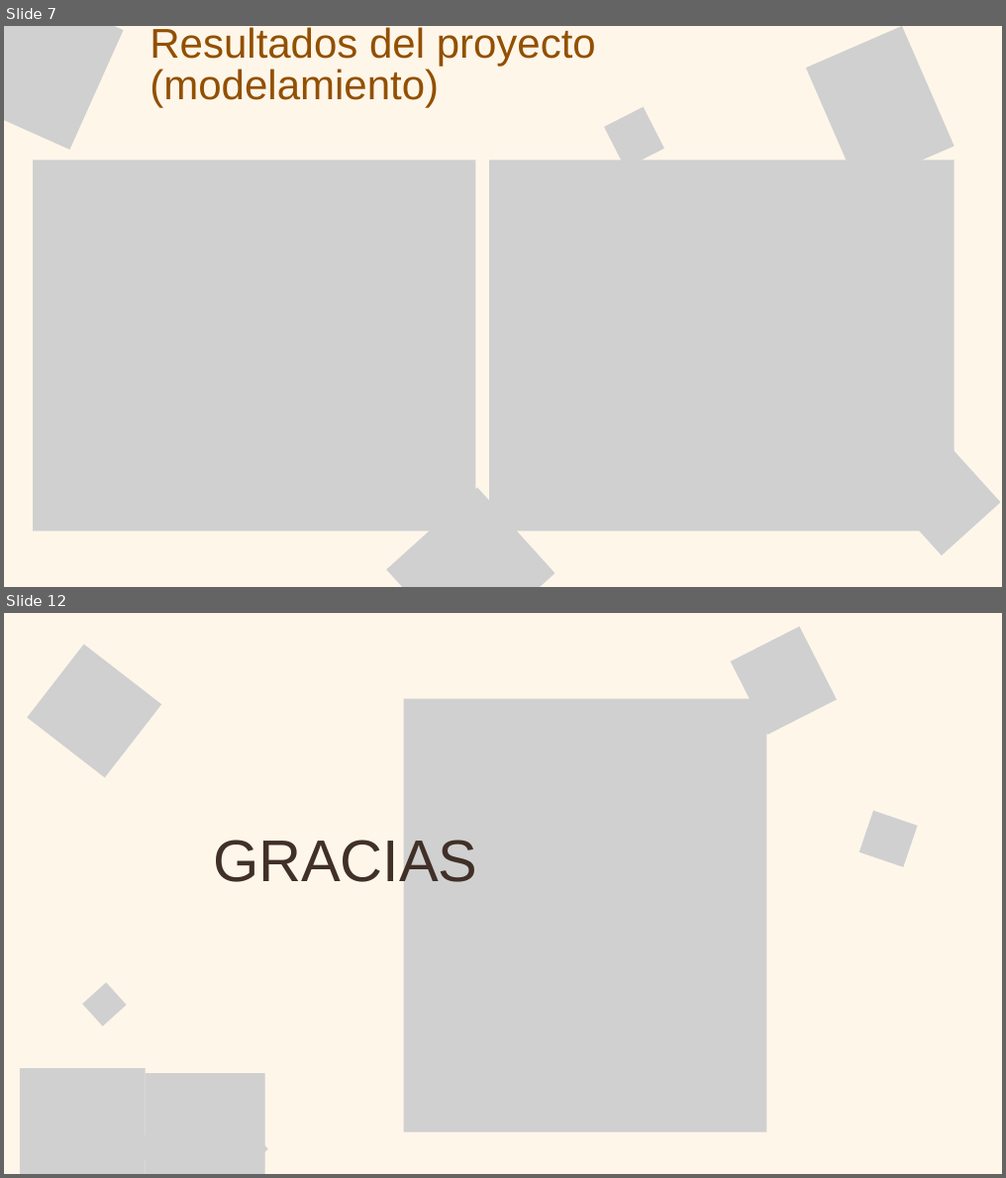
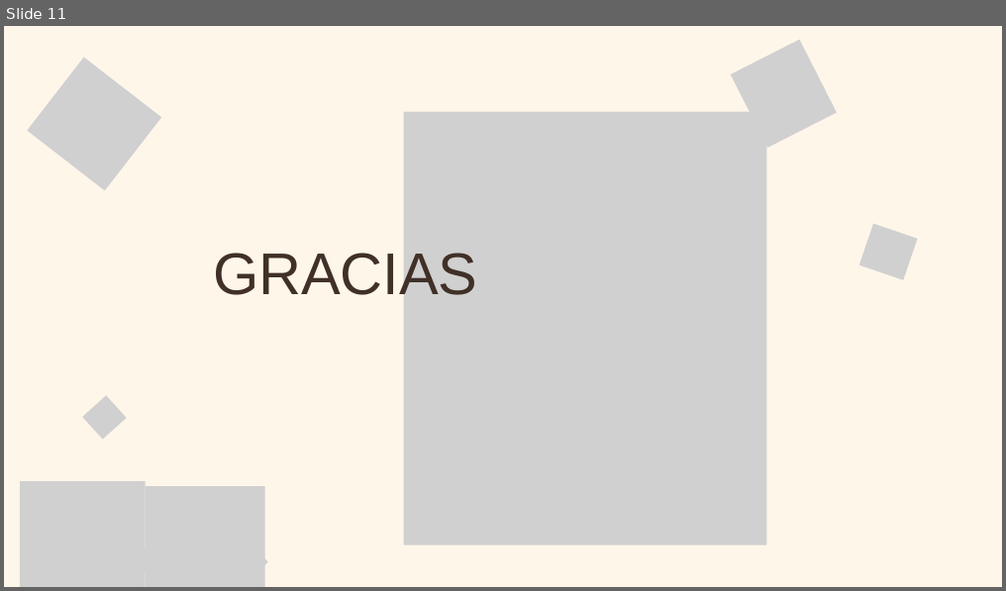
Before and after one commit to JavieraFuenzalidaI/Evaluacion3, a slide deck: PresentaciónEv3.pptx. Shown one above the other, each under a label of ours: slides 7 and 12 before the commit, slide 11 after it; the slides between them are not shown. The pictures are 1006x1178 and 1006x591 pixels, drawn with LibreOffice and Linux fonts; fonts in the diff are those of the drawing; grey boxes stand for pictures. Boxes give left, top, right and bottom in pixels: in the first picture for what was removed or moved away, otherwise in the second. Text is boxed around its words. In the diff, an @@ line names an element or a change of style, - is before the commit and + after.

```diff
--- a/PresentaciónEv3.pptx
+++ b/PresentaciónEv3.pptx
@@ slide 7 removed at bbox=[4, 26, 1002, 587], background #FFF6EA @@
@@ picture removed at bbox=[4, 26, 123, 150] @@
@@ text removed at bbox=[150, 27, 596, 107] @@
-Resultados del proyecto (modelamiento)
@@ picture removed at bbox=[806, 26, 954, 187] @@
@@ picture removed at bbox=[604, 107, 664, 169] @@
@@ picture removed at bbox=[33, 161, 475, 532] @@
@@ picture removed at bbox=[489, 161, 954, 532] @@
@@ picture removed at bbox=[40, 260, 103, 324] @@
@@ picture removed at bbox=[891, 447, 1000, 556] @@
@@ picture removed at bbox=[386, 487, 554, 587] @@
@@ what was slide 12 is now slide 11 @@
```
Also in this commit, not shown: 4 slides changed, 6 slides added, 6 other slides removed.
